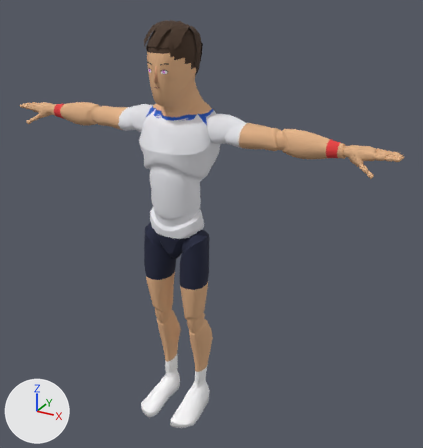
A saved change to the glTF model sweetspot/models/players/p16.glb.
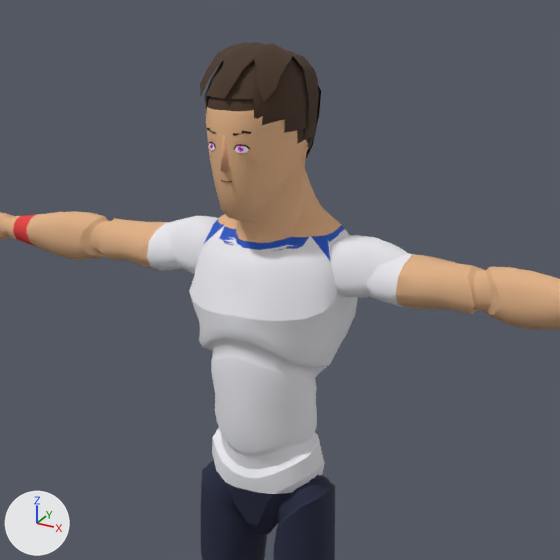
There are two pictures of each version: one whole from a 50 mm lens placed at (1.319, -2.075, 2.075), pointed at (0.136, 0.076, 1.0), one close up on the part from 11% to 75% of the width and 0% to 60% of the height. Arrows for +X, +Y and +Z are at lower left; the lights stay in place. The last two pictures show the newer version. Vertices at exactly the same position are counted once.

Objects in the first close-up: 'Body', 'Face', 'Hair', 'Nose'.
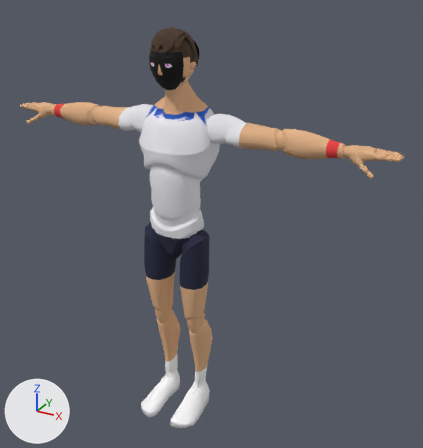
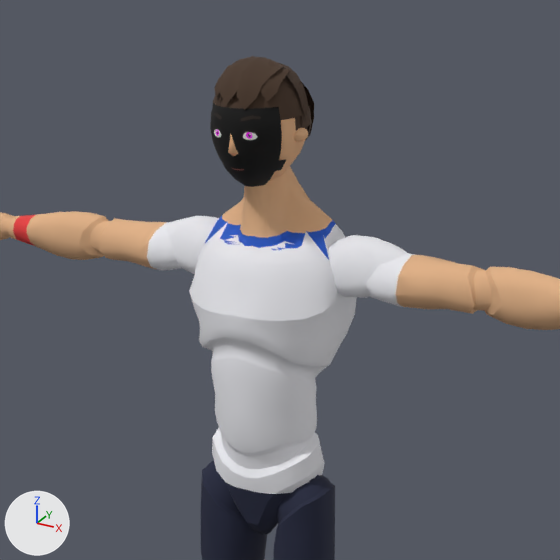
What differs and where, as boxes (x1, y1, x2, y2) in the close-ups (560 x 560 px; the box of a moved part takes in the faces that stretch with it):
'Body', reshaped
    before: (0, 96, 560, 560)
    after: (0, 167, 560, 560)
'Hair', reshaped
    before: (200, 42, 321, 158)
    after: (213, 56, 314, 141)
'Face', surface changed, reshaped
    before: (207, 128, 251, 183)
    after: (210, 103, 287, 187)
'Head', added (brown)
    after: (219, 95, 308, 182)
'Nose', deleted
    before: (220, 136, 230, 172)
part 1 of me_mannequin, moved or reshaped
    before: (12, 105, 560, 330)
    after: (13, 167, 560, 330)
part 2 of me_mannequin, surface changed
    before: (206, 96, 311, 144)
part 4 of me_hair, rebuilt
    before: (204, 58, 317, 154)
    after: (213, 76, 312, 138)
part 5 of me_hair, rebuilt (mostly hidden before)
    before: (298, 63, 321, 158)
    after: (260, 59, 314, 141)
part 6 of me_hair, rebuilt
    before: (200, 42, 293, 102)
    after: (214, 57, 309, 118)
part 7 of me_hair, added (brown)
    after: (220, 56, 284, 110)
part 8 of me_hair, deleted (brown)
    before: (289, 51, 319, 131)

What changed in the scene script:
```text
Change mat_face:
    mat_face.texture: img_face_01 -> img_face_01  # with its transparency -> not seen
Change me_mannequin:
    used by ob_body; location = (0.0, 0.0, 0.0)
    remove me_mannequin.from_pydata(...)  # 7378 vertices, 14511 faces; spans x -0.94..0.94, y -0.21..0.15, z 0.0..1.86
    add me_mannequin.from_pydata(...)  # 7378 vertices, 14511 faces; spans x -0.94..0.94, y -0.21..0.14, z 0.0..1.76
    me_mannequin part 1: 452 of 7378 vertices moved; they spanned x -0.71..0.71, y -0.13..0.15, z 1.38..1.86 and now span x -0.71..0.71, y -0.06..0.14, z 1.38..1.76; mean shift (0.0, 0.0, 0.0); largest move (-0.14, 0.08, 1.53) -> (0.12, 0.02, 1.52)
    me_mannequin part 2: 188 kept faces spanning x -0.04..0.04, y -0.05..0.06, z 1.66..1.76 get new texture (UV) coordinates
    other edits to the shape of me_mannequin do not show in these pictures
Change me_face:
    used by ob_face; location = (0.0, 0.0, 0.0)
    remove me_face.from_pydata(...)  # 52 vertices, 72 faces; spans x -0.077..0.077, y -0.13..-0.06, z 1.603..1.758
    add me_face.from_pydata(...)  # 100 vertices, 158 faces; spans x -0.082..0.082, y -0.107..-0.024, z 1.615..1.771
    me_face part 3: the whole mesh is rebuilt
Change me_hair:
    used by ob_hair; location = (0.0, 0.0, 0.0)
    remove me_hair.from_pydata(...)  # 445 vertices, 840 faces; spans x -0.108..0.108, y -0.126..0.142, z 1.622..1.881
    add me_hair.from_pydata(...)  # 472 vertices, 896 faces; spans x -0.096..0.096, y -0.096..0.129, z 1.653..1.856
    me_hair part 4: the loose piece of 219 vertices spanning x -0.101..0.101, y -0.117..0.126, z 1.622..1.864 is rebuilt with 219 vertices and now spans x -0.092..0.092, y -0.085..0.117, z 1.653..1.839
    me_hair part 5: the loose piece of 85 vertices spanning x -0.077..0.077, y 0.042..0.142, z 1.651..1.862 is rebuilt with 111 vertices and now spans x -0.066..0.072, y -0.072..0.129, z 1.668..1.85
    me_hair part 6: the loose piece of 84 vertices spanning x -0.086..0.086, y -0.126..0.066, z 1.785..1.881 is rebuilt with 85 vertices and now spans x -0.096..0.096, y -0.079..0.074, z 1.741..1.852
    me_hair part 7: a new loose piece of 57 vertices spanning x -0.052..0.059, y -0.096..0.042, z 1.767..1.856, in mat_palette (picture img_palette)
    me_hair part 8: the loose piece of 57 vertices spanning x -0.108..0.108, y 0.007..0.091, z 1.719..1.864 is deleted
Add me_head:
    me_head.from_pydata(...)  # 531 vertices, 1043 faces; spans x -0.101..0.101, y -0.114..0.111, z 1.607..1.832
    me_head.materials.append(mat_palette)  # picture img_palette
Remove ob_nose:
    ob_nose = bpy.data.objects.new('Nose', me_nose)
    ob_nose.location = (0.0, 0.0, 0.0)
Add ob_head:
    ob_head = bpy.data.objects.new('Head', me_head)
    ob_head.location = (0.0, 0.0, 0.0)
```
